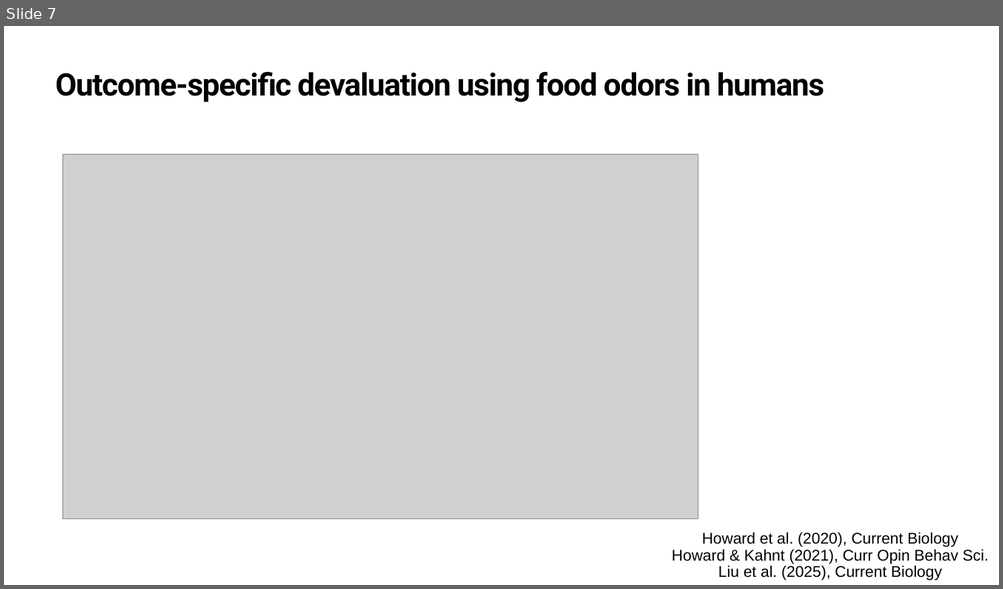
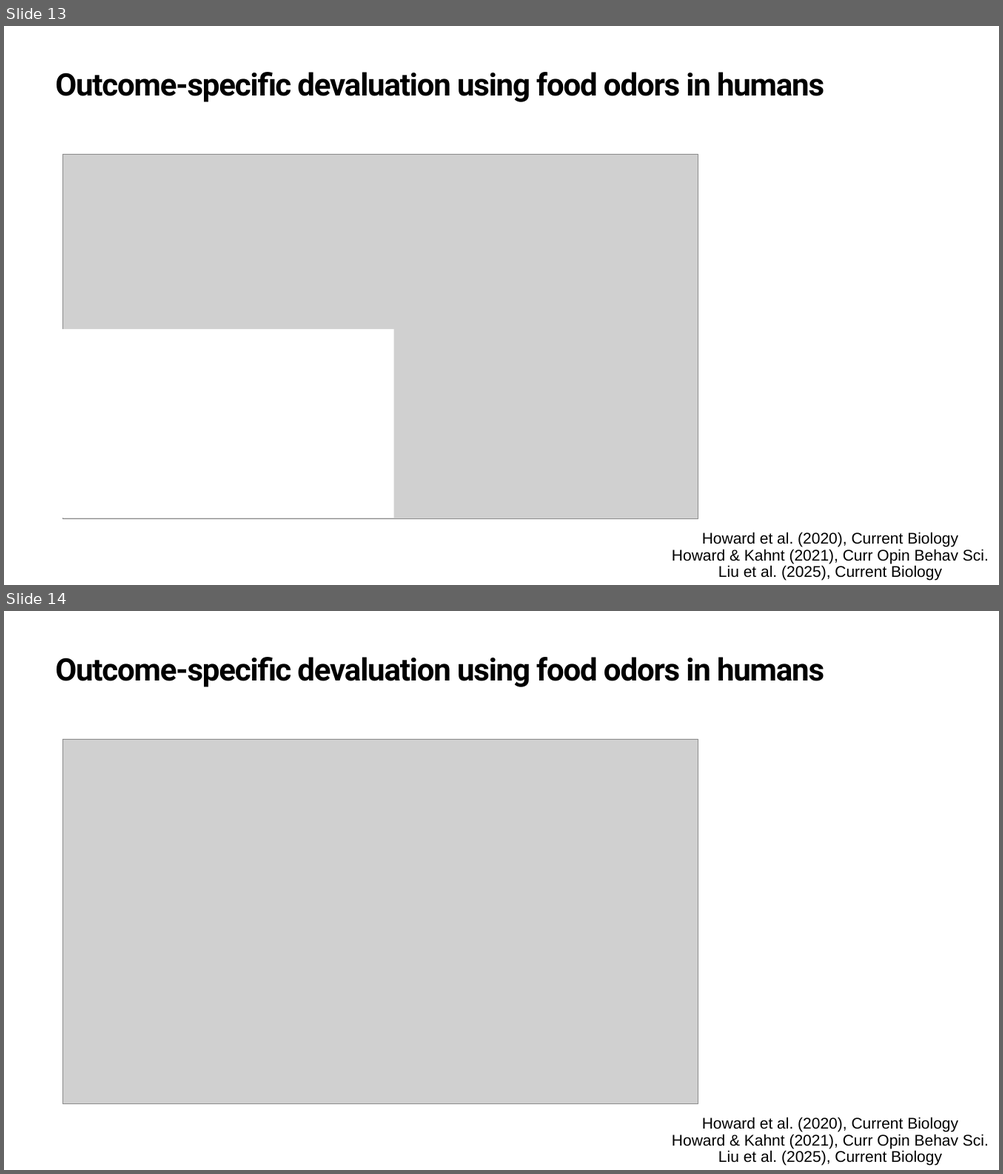
Before and after one commit to QingfangLiu/project-spcd, a slide deck: docs/Joint_lab_meeting.pptx. Shown one above the other, each under a label of ours: slide 7 before the commit, slides 13 and 14 after it. The pictures are 1003x589 and 1003x1174 pixels, drawn with LibreOffice and Linux fonts; fonts in the diff are those of the drawing; grey boxes stand for pictures. Boxes give left, top, right and bottom in pixels: in the first picture for what was removed or moved away, otherwise in the second. Text is boxed around its words. In the diff, an @@ line names an element or a change of style, - is before the commit and + after.

```diff
--- a/docs/Joint_lab_meeting.pptx
+++ b/docs/Joint_lab_meeting.pptx
@@ slide 13 added at (4,26,999,585), background #FFFFFF @@
@@ title added at (55,72,824,102), 60 pt, text #000000, bold @@
+Outcome-specific devaluation using food odors in humans
@@ picture added at (62,154,697,519) @@
@@ rectangle added at (44,329,394,518), fill #FFFFFF @@
@@ text added at (671,532,988,581), 30 pt, text #000000 @@
+Howard et al. (2020), Current Biology
+Howard & Kahnt (2021), Curr Opin Behav Sci.
+Liu et al. (2025), Current Biology
@@ what was slide 7 is now slide 14 @@
```
Also in this commit, not shown: 1 slide changed, 13 other slides added, 1 slide removed.
